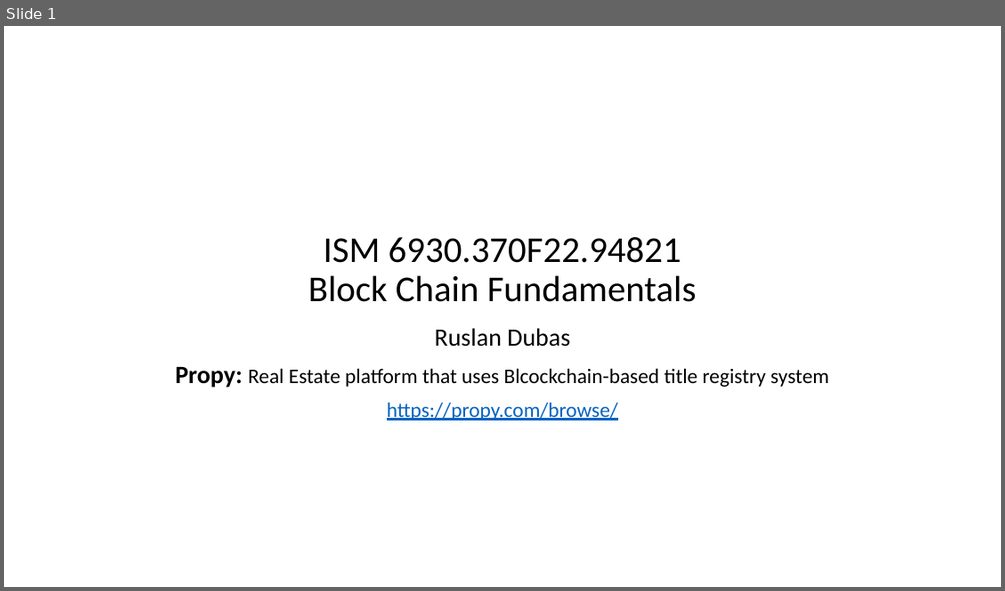
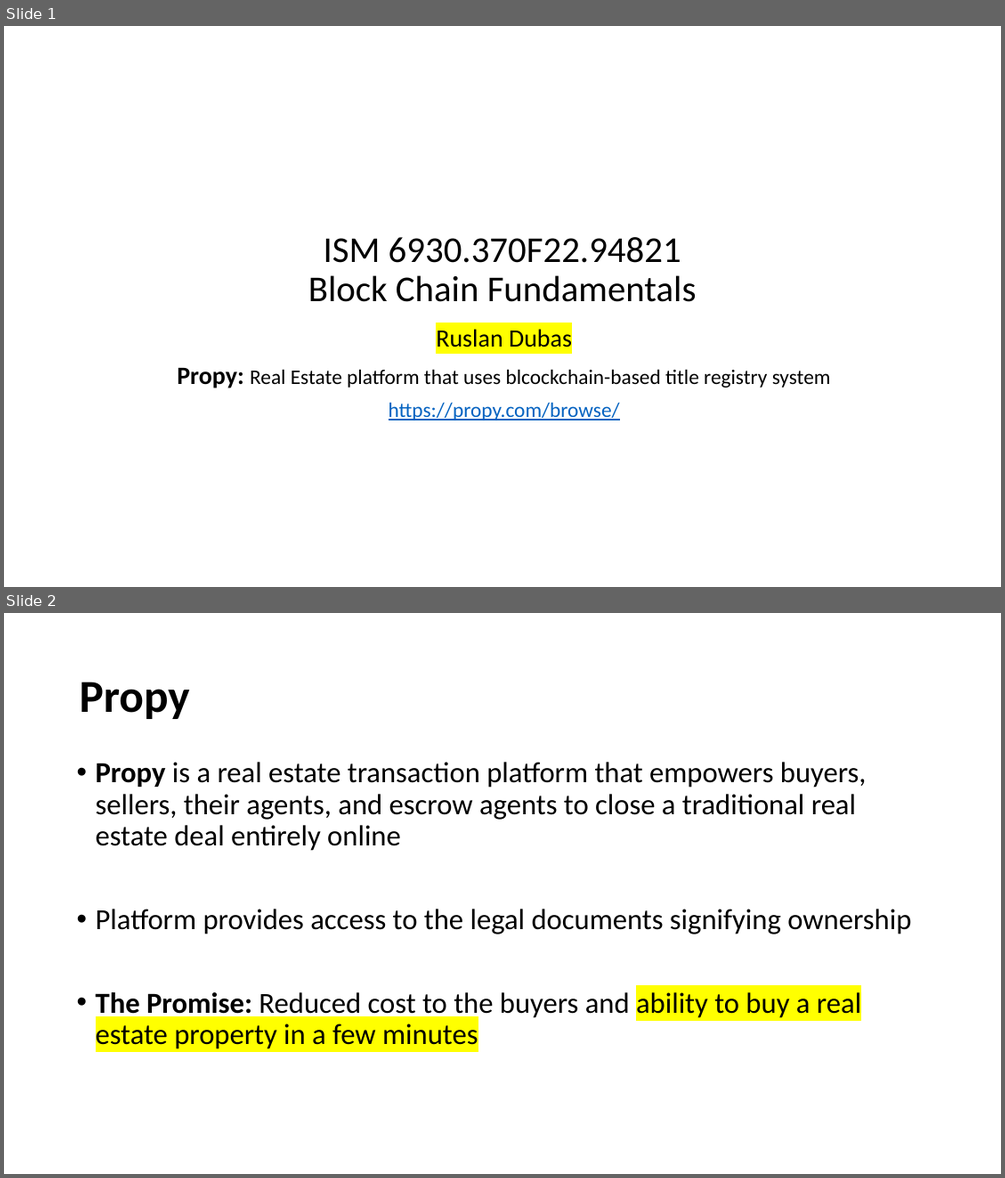
Before and after one commit to RusUsf/Blockchain_Class, a slide deck: Ruslan_Dubas_Presentation.pptx. Shown one above the other, each under a label of ours: slide 1 before the commit, slides 1 and 2 after it. The pictures are 1005x591 and 1005x1178 pixels, drawn with LibreOffice and Linux fonts; fonts in the diff are those of the drawing. Boxes give left, top, right and bottom in pixels: in the first picture for what was removed or moved away, otherwise in the second. Text is boxed around its words. In the diff, an @@ line names an element or a change of style, - is before the commit and + after.

```diff
--- a/Ruslan_Dubas_Presentation.pptx
+++ b/Ruslan_Dubas_Presentation.pptx
@@ slide 2 added at [4,613,1001,1174], background #FFFFFF @@
@@ title added at [80,682,190,719], 44 pt, text #000000, bold @@
+Propy
@@ text added at [96,762,911,1049], 28 pt, text #000000 @@
+• Propy is a real estate transaction platform that empowers buyers, sellers, their agents, and escrow agents to close a traditional real estate deal entirely online
+• Platform provides access to the legal documents signifying ownership
+• The Promise: Reduced cost to the buyers and ability to buy a real estate property in a few minutes
@@ slide 1 changed as well @@
@@ subtitle at [436,329,572,347]: highlight none to #FFFF00 in "Ruslan Dubas" @@
@@ subtitle at [177,368,831,388]: text changed @@
-Propy: Real Estate platform that uses Blcockchain-based title registry system
+Propy: Real Estate platform that uses blcockchain-based title registry system
```
Also in this commit, not shown: 2 other slides changed, 2 other slides added, 1 other file.
